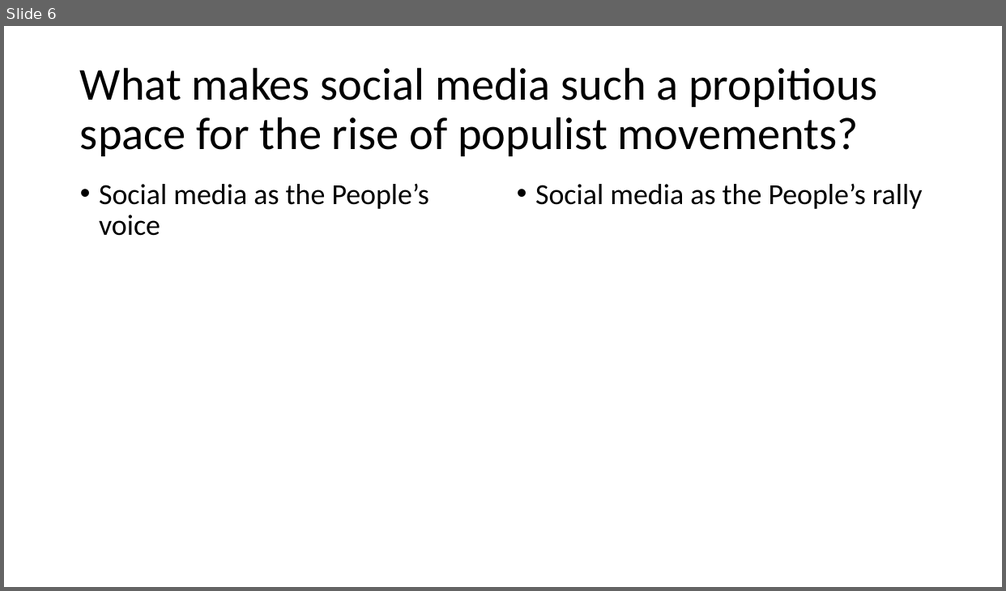
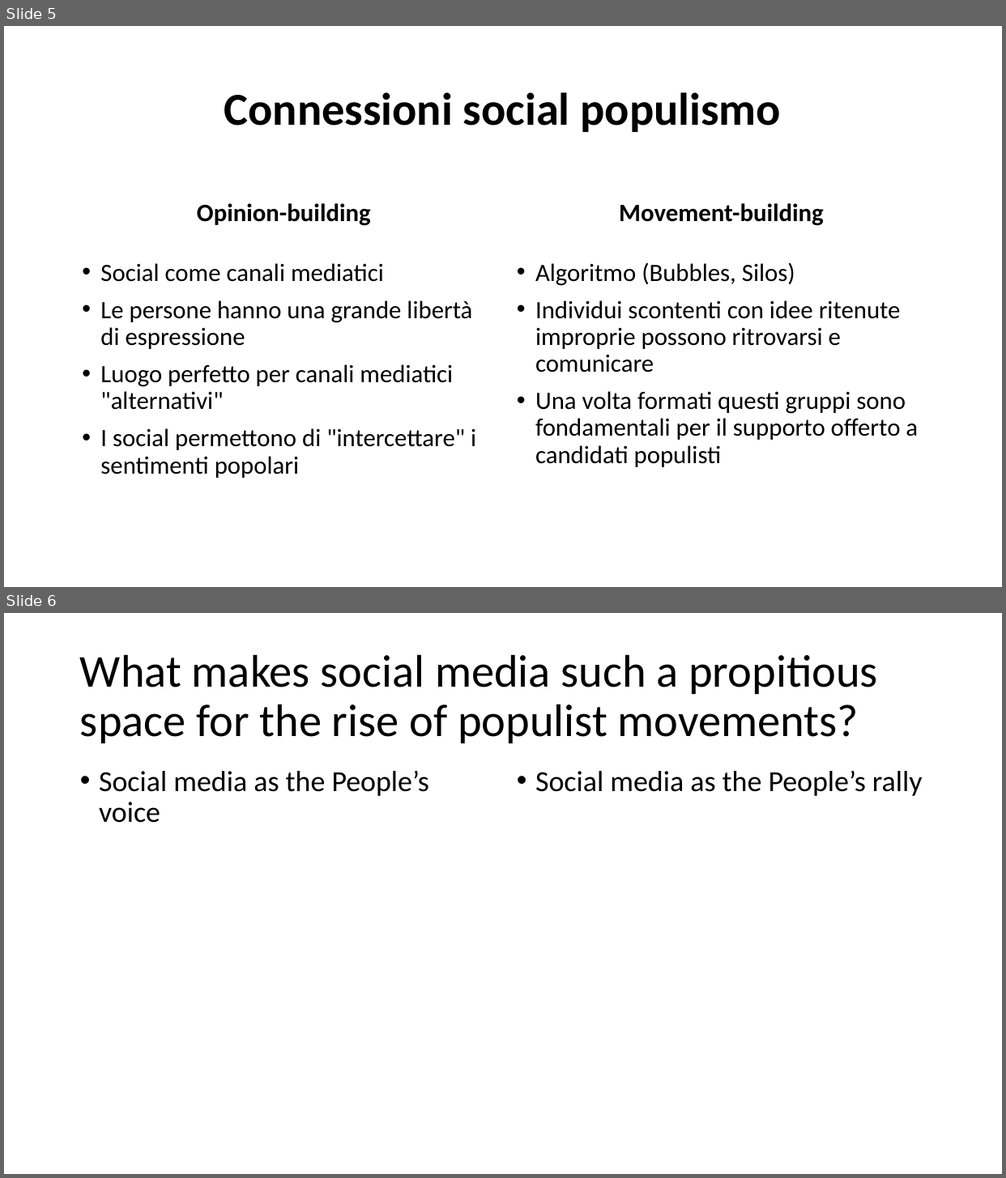
Before and after one commit to AleMelonss/programmation, a slide deck: PresentazionePOLDIG.pptx. Shown one above the other, each under a label of ours: slide 6 before the commit, slides 5 and 6 after it. The pictures are 1006x591 and 1006x1178 pixels, drawn with LibreOffice and Linux fonts; fonts in the diff are those of the drawing; background and template pictures are left out. Boxes give left, top, right and bottom in pixels: in the first picture for what was removed or moved away, otherwise in the second. Text is boxed around its words. In the diff, an @@ line names an element or a change of style, - is before the commit and + after.

```diff
--- a/PresentazionePOLDIG.pptx
+++ b/PresentazionePOLDIG.pptx
@@ slide 5 added at [4,26,1002,587], background picture (left out) @@
@@ title added at [224,92,780,132], 44 pt, text #000000, bold @@
+Connessioni social populismo
@@ text added at [197,203,371,226], 24 pt, text #000000, bold @@
+Opinion-building
@@ text added at [619,203,824,226], 24 pt, text #000000, bold @@
+Movement-building
@@ text added at [100,263,476,478], 24 pt, text #000000 @@
+• Social come canali mediatici
+• Le persone hanno una grande libertà di espressione
+• Luogo perfetto per canali mediatici "alternativi"
+• I social permettono di "intercettare" i sentimenti popolari
@@ text added at [535,263,918,467], 24 pt, text #000000 @@
+• Algoritmo (Bubbles, Silos)
+• Individui scontenti con idee ritenute improprie possono ritrovarsi e comunicare
+• Una volta formati questi gruppi sono fondamentali per il supporto offerto a candidati populisti
```
Also in this commit, not shown: 3 slides changed, 1 other slide added, 2 slides removed.
